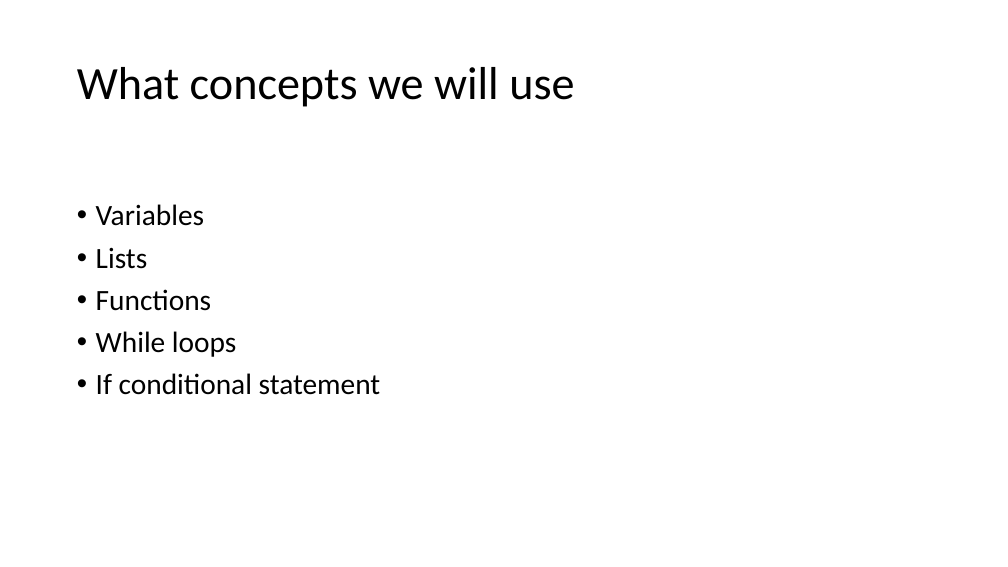
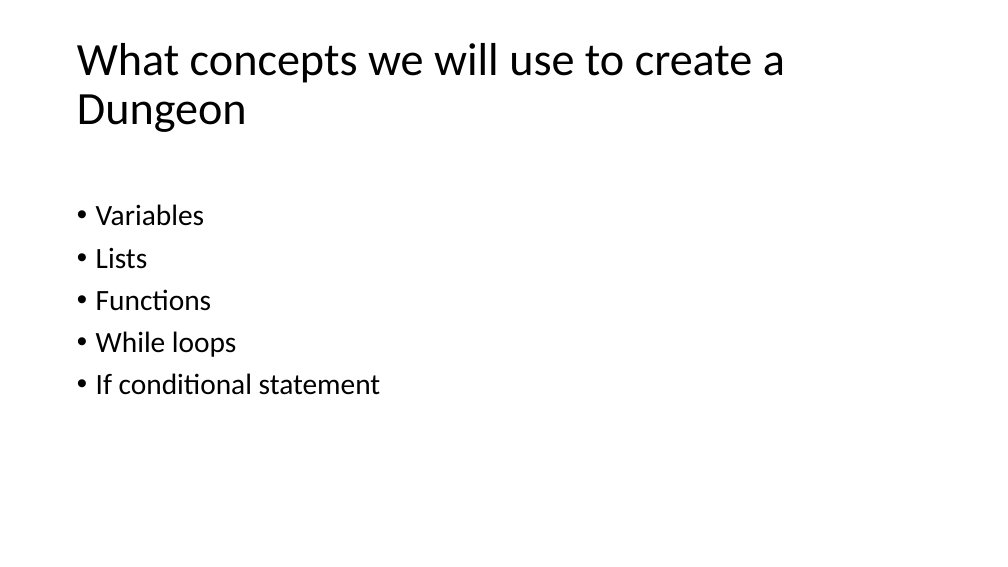
Before and after one commit to edvalin/story, a slide deck: slide 13 of Team Day Learning.pptx (slide 10 before the commit). Drawn at 1008x567 pixels with LibreOffice and Linux fonts; fonts in the diff are those of the drawing. Boxes give left, top, right and bottom in pixels: in the first picture for what was removed or moved away, otherwise in the second. Text is boxed around its words. In the diff, an @@ line names an element or a change of style, - is before the commit and + after.

```diff
--- a/Team Day Learning.pptx
+++ b/Team Day Learning.pptx
@@ title at bbox=[77, 43, 785, 132]: text changed @@
-What concepts we will use
+What concepts we will use to create a Dungeon
```
Also in this commit, not shown: 2 other slides changed, 9 slides added, 3 slides removed, 7 other files.
